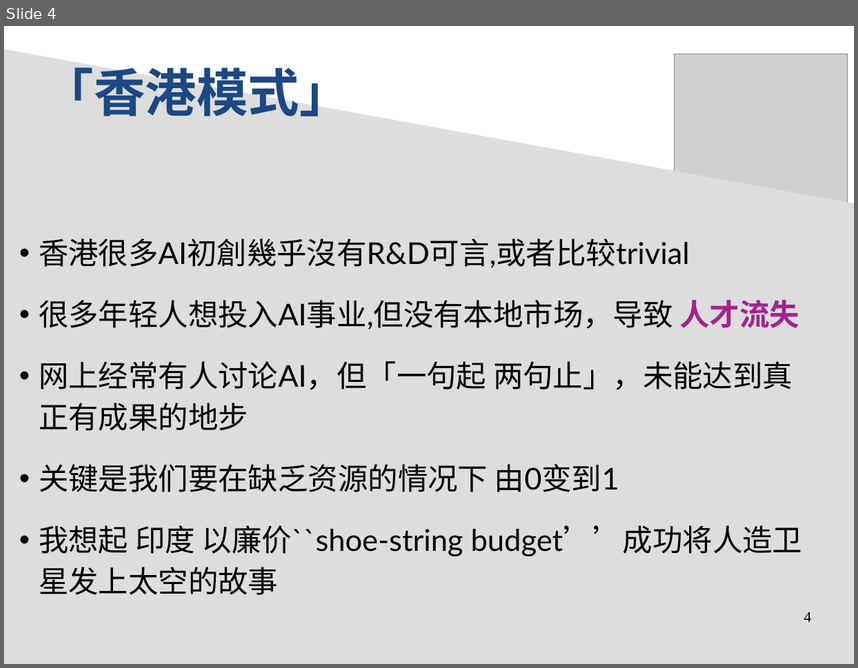
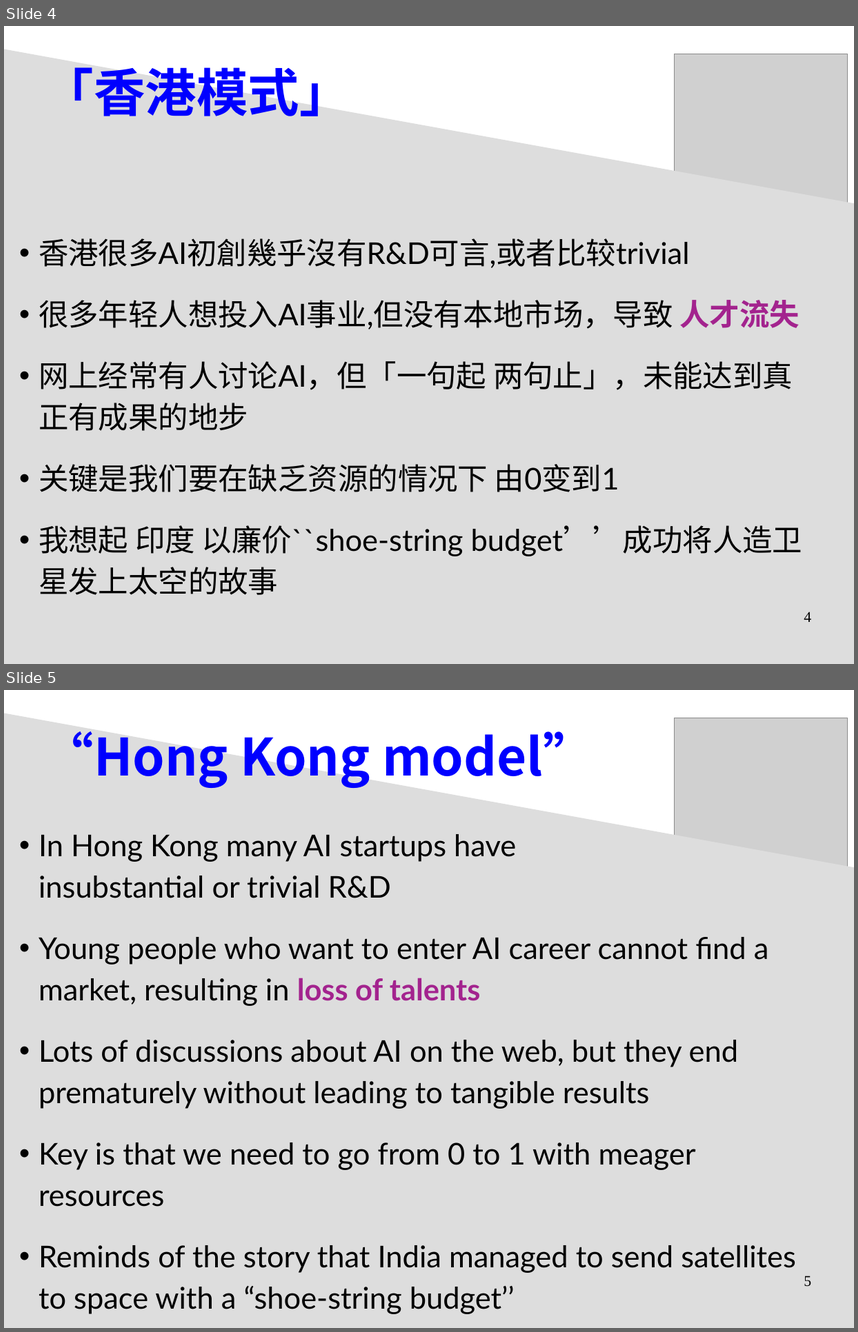
Before and after one commit to Cybernetic1/2020, a slide deck: General_Intelligence_biz-plan.odp. Shown one above the other, each under a label of ours: slide 4 before the commit, slides 4 and 5 after it. The pictures are 858x668 and 858x1332 pixels, drawn with LibreOffice and Linux fonts; fonts in the diff are those of the drawing; grey boxes stand for pictures. Boxes give left, top, right and bottom in pixels: in the first picture for what was removed or moved away, otherwise in the second. Text is boxed around its words. In the diff, an @@ line names an element or a change of style, - is before the commit and + after.

```diff
--- a/General_Intelligence_biz-plan.odp
+++ b/General_Intelligence_biz-plan.odp
@@ slide 5 added at (4,690,854,1328), background #FFFFFF @@
@@ freeform shape added at (4,713,854,1328), fill #DDDDDD @@
@@ picture added at (675,718,847,891) @@
@@ text added at (43,731,595,788), 48 pt, text #0000FF, bold @@
+“Hong Kong model”
@@ text added at (38,834,796,1314), 28 pt, text #000000 @@
+• In Hong Kong many AI startups have
+  insubstantial or trivial R&D
+• Young people who want to enter AI career cannot find a market, resulting in loss of talents
+• Lots of discussions about AI on the web, but they end prematurely without leading to tangible results
+• Key is that we need to go from 0 to 1 with meager resources
+• Reminds of the story that India managed to send satellites to space with a “shoe-string budget’’
@@ page number added at (804,1276,811,1287), 14 pt, text #000000 @@
+5
@@ slide 4 changed as well @@
@@ text "「香港模式」" at (43,67,351,116): text colour #1C4885 to #0000FF @@
```
Also in this commit, not shown: 6 other slides changed, 4 other slides added, 2 slides removed, 6 other files.
